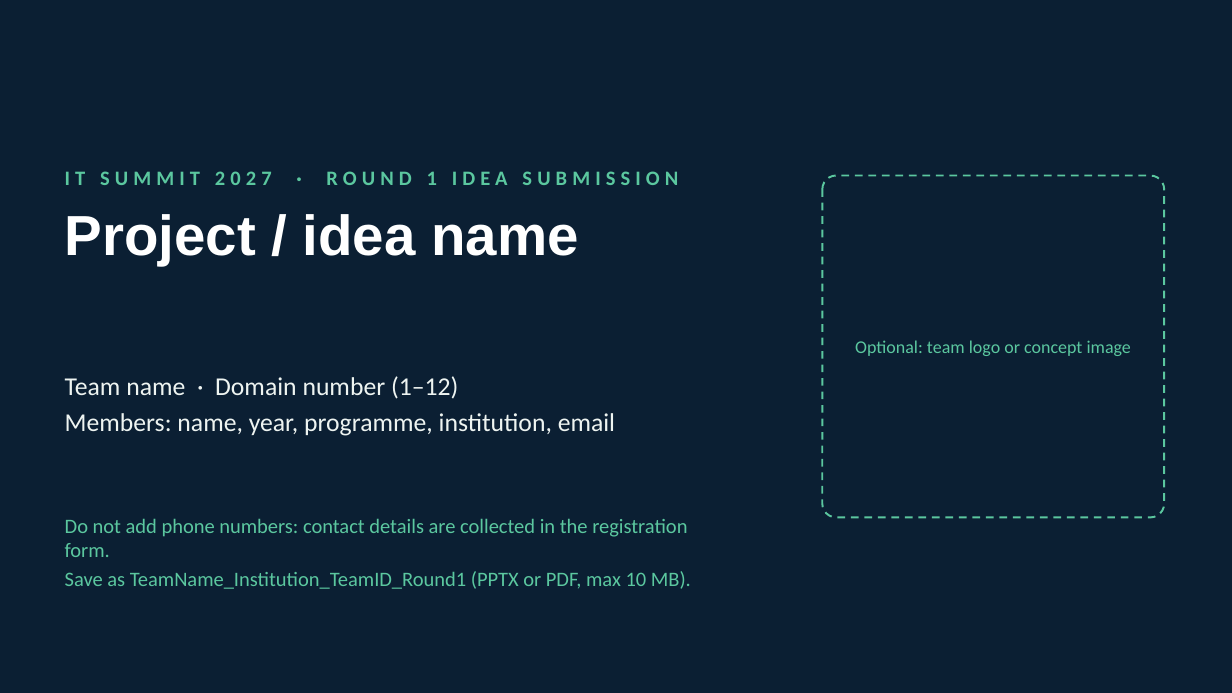
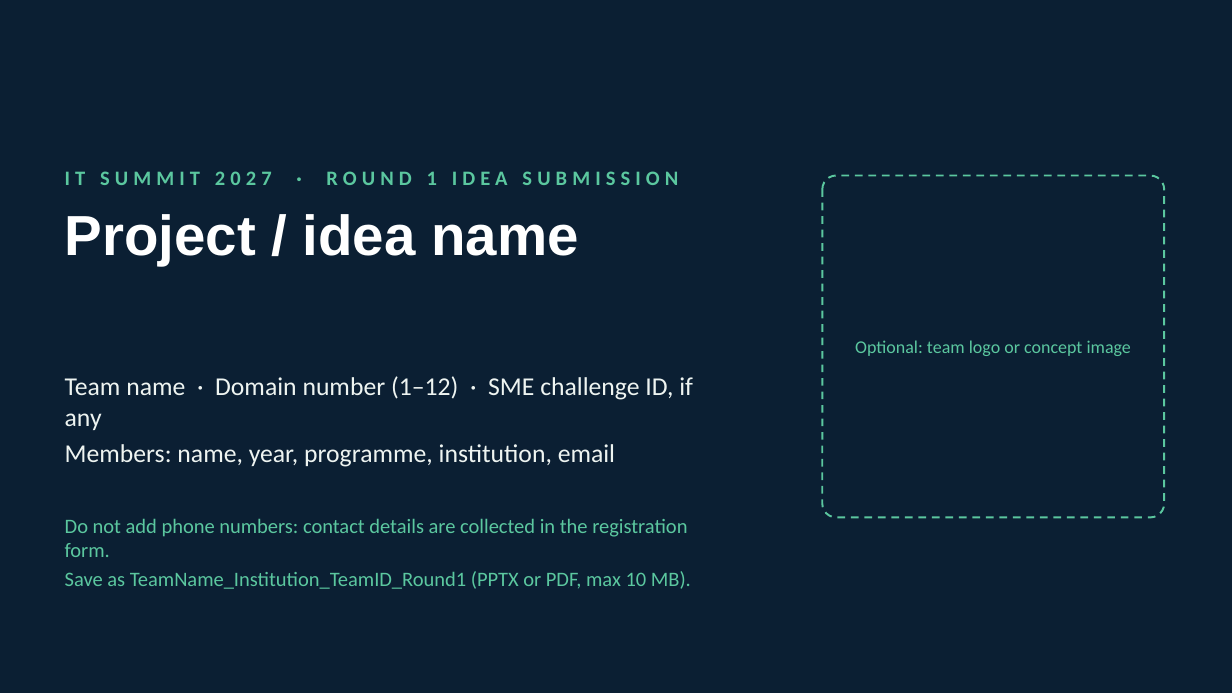
Before and after one commit to behlmohit30-pixel/ckaPrep01, a slide deck: slide 1 of it-summit-2027/IT_Summit_2027_Round1_Idea_Template.pptx. Drawn at 1232x693 pixels with LibreOffice and Linux fonts; fonts in the diff are those of the drawing. Boxes give left, top, right and bottom in pixels: in the first picture for what was removed or moved away, otherwise in the second. Text is boxed around its words. In the diff, an @@ line names an element or a change of style, - is before the commit and + after.

```diff
--- a/it-summit-2027/IT_Summit_2027_Round1_Idea_Template.pptx
+++ b/it-summit-2027/IT_Summit_2027_Round1_Idea_Template.pptx
@@ text at [65, 376, 693, 430]: text changed @@
-Team name · Domain number (1–12)
+Team name · Domain number (1–12) · SME challenge ID, if any
```
Also in this commit, not shown: 5 other files.
